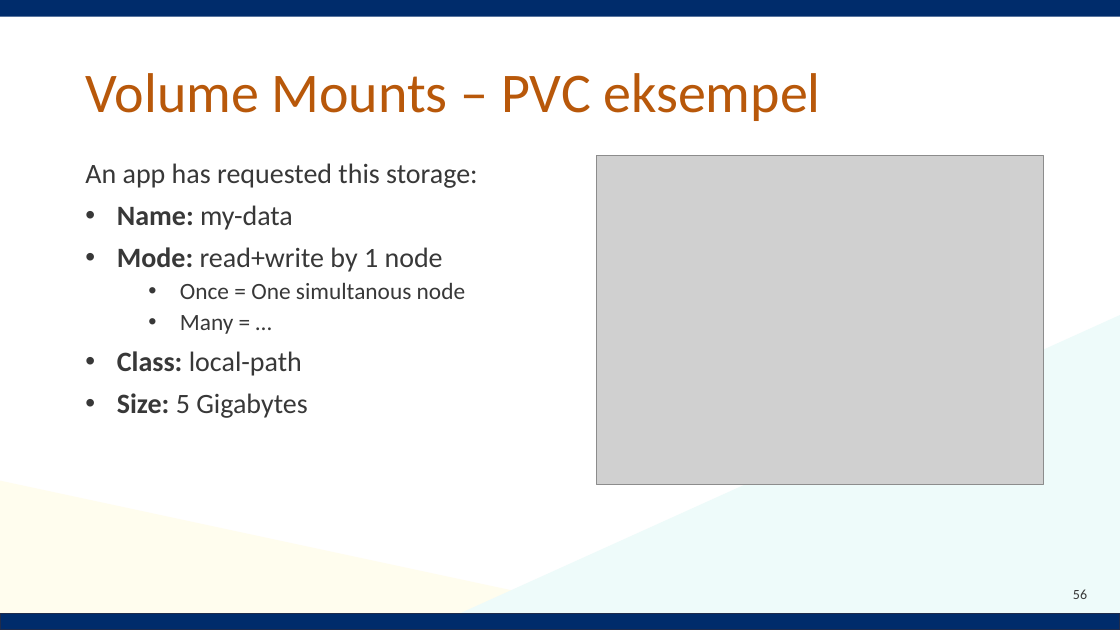
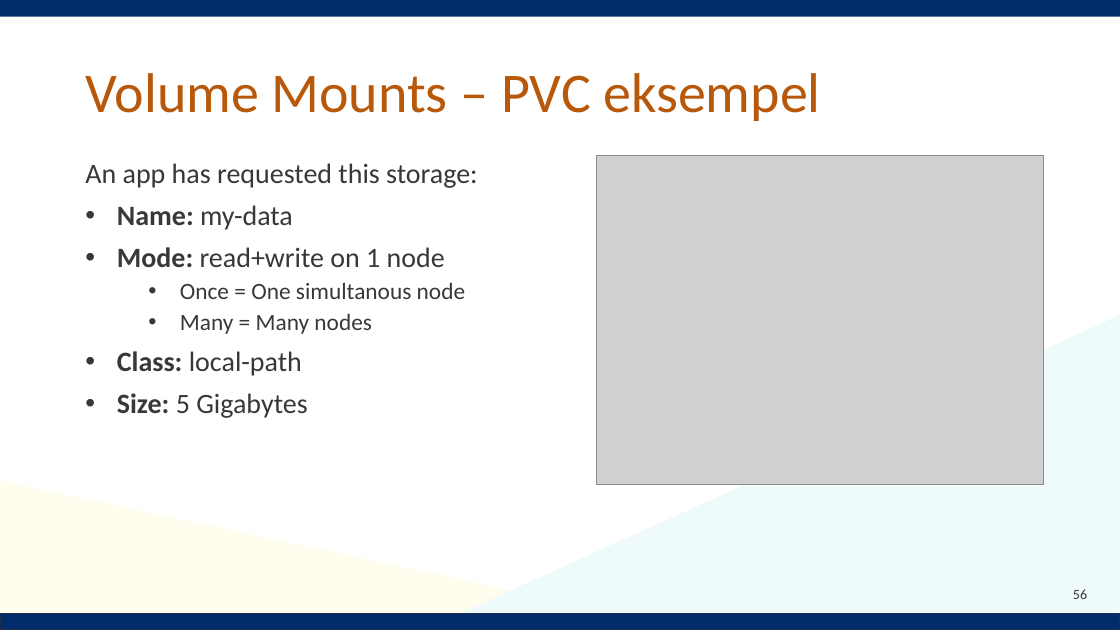
Before and after one commit to Notalib/workshop-kubernetes, a slide deck: slide 56 of Kubernetes_workshop.pptx. Drawn at 1120x630 pixels with LibreOffice and Linux fonts; fonts in the diff are those of the drawing; grey boxes stand for pictures; background and template pictures are left out. Boxes give left, top, right and bottom in pixels: in the first picture for what was removed or moved away, otherwise in the second. Text is boxed around its words. In the diff, an @@ line names an element or a change of style, - is before the commit and + after.

```diff
--- a/Kubernetes_workshop.pptx
+++ b/Kubernetes_workshop.pptx
@@ text at [117,247,445,267]: text changed @@
-• Mode: read+write by 1 node
+• Mode: read+write on 1 node
@@ text at [180,313,372,334]: text changed @@
-  • Many = …
+  • Many = Many nodes
```
Also in this commit, not shown: 1 other slide changed.
